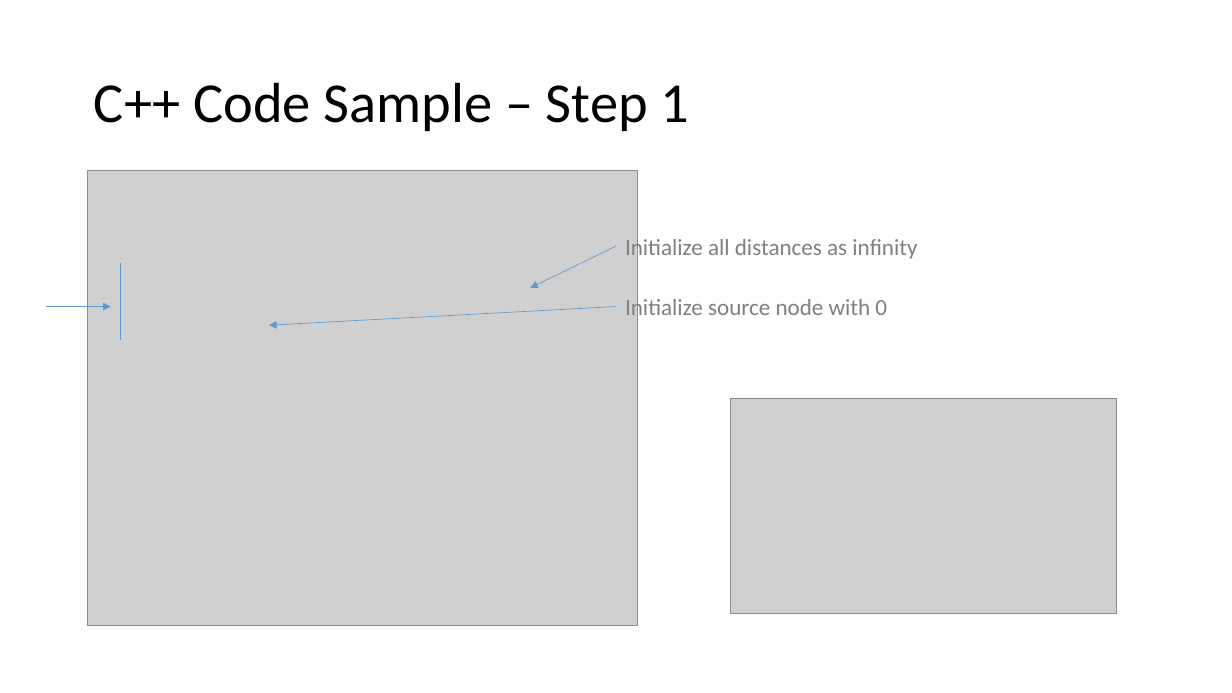
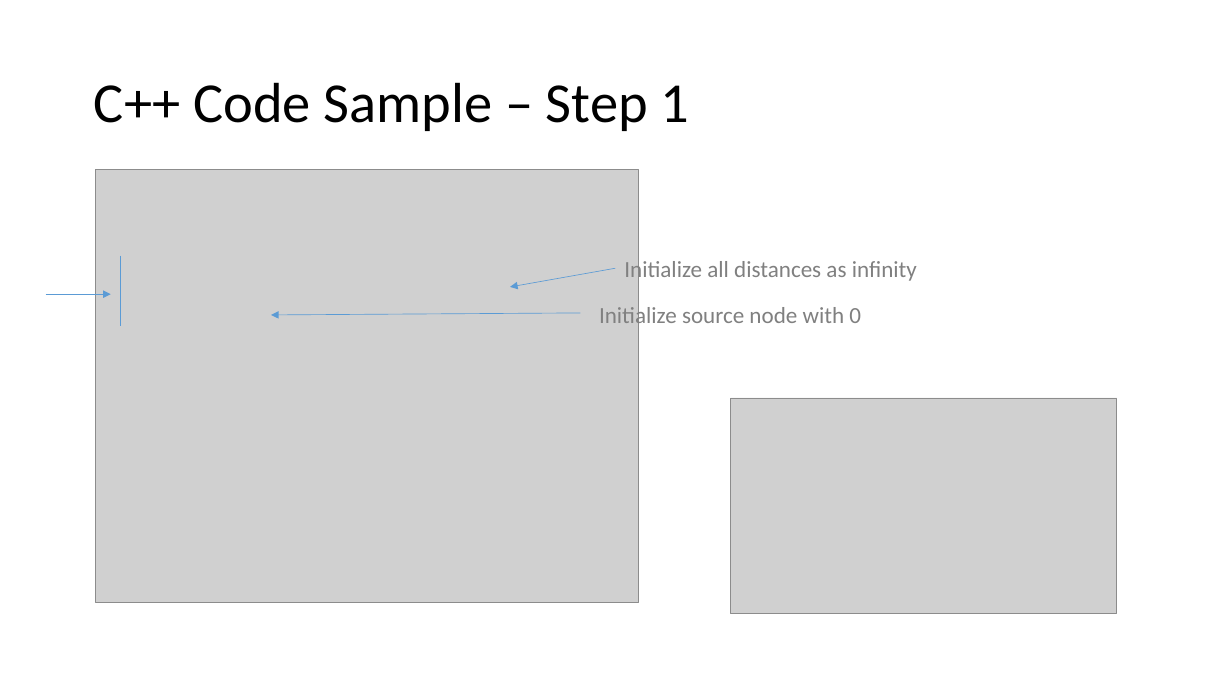
Before and after one commit to belavina/Assignment3_DSA, a slide deck: slide 14 of Assignment3_DSA.pptx (slide 9 before the commit). Drawn at 1232x693 pixels with LibreOffice and Linux fonts; fonts in the diff are those of the drawing; grey boxes stand for pictures. Boxes give left, top, right and bottom in pixels: in the first picture for what was removed or moved away, otherwise in the second. Text is boxed around its words. In the diff, an @@ line names an element or a change of style, - is before the commit and + after.

```diff
--- a/Assignment3_DSA.pptx
+++ b/Assignment3_DSA.pptx
@@ picture: place and size @@
-picture at box(87, 171, 637, 626)
+picture at box(95, 170, 639, 603)
@@ line moved from (121, 263) - (121, 340) to (121, 256) - (121, 326) @@
@@ arrow moved from (616, 246) - (531, 288) to (616, 268) - (510, 287) @@
@@ text "Initialize all distances as infinity": place and size @@
-text "Initialize all distances as infinity" at box(625, 235, 917, 261)
+text "Initialize all distances as infinity" at box(624, 257, 917, 283)
@@ arrow moved from (45, 307) - (111, 307) to (45, 294) - (111, 294) @@
@@ text "Initialize source node with 0": place and size @@
-text "Initialize source node with 0" at box(625, 296, 887, 322)
+text "Initialize source node with 0" at box(599, 304, 861, 330)
@@ arrow moved from (616, 307) - (269, 325) to (580, 313) - (271, 315) @@
```
Also in this commit, not shown: 8 other slides changed, 12 slides added.
